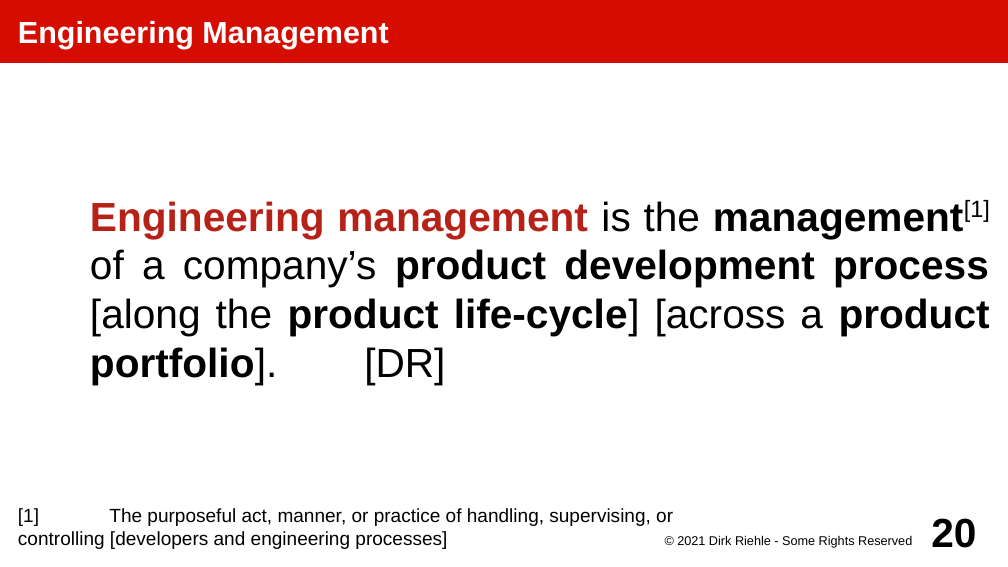
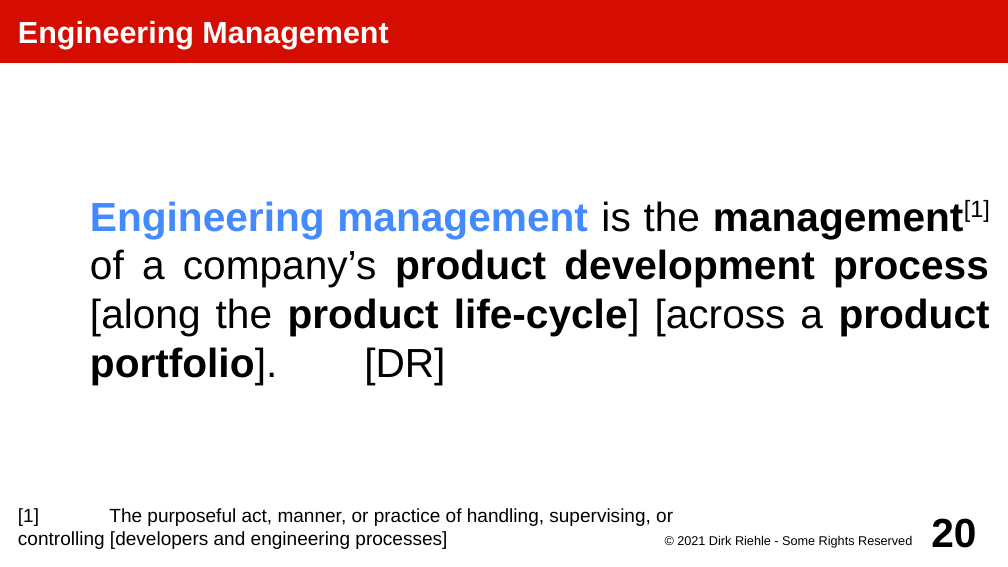
Before and after one commit to dirkriehle/amos-course, a slide deck: slide 20 of Lecture slides/AMOS C01 - Software Processes.odp. Drawn at 1008x567 pixels with LibreOffice and Linux fonts; fonts in the diff are those of the drawing. Boxes give left, top, right and bottom in pixels: in the first picture for what was removed or moved away, otherwise in the second. Text is boxed around its words. In the diff, an @@ line names an element or a change of style, - is before the commit and + after.

```diff
--- a/Lecture slides/AMOS C01 - Software Processes.odp
+++ b/Lecture slides/AMOS C01 - Software Processes.odp
@@ subtitle "Engineering management is the management[1] ..." at (90,200,990,385): text colour #B62118 to #448AFF in "Engineering management" @@
```
Also in this commit, not shown: 2 other slides changed, 25 other files.
